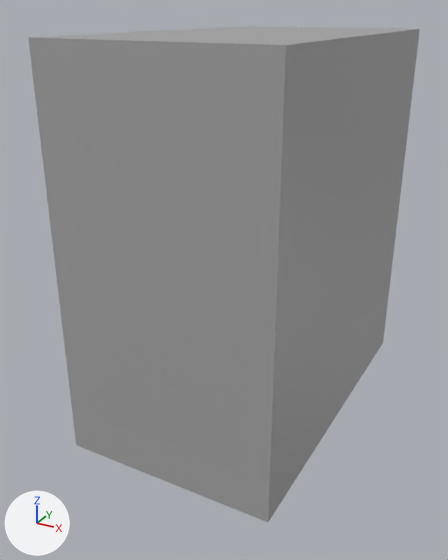
The Blender file Blender/Cat vs OrbBot/Environment/Environment.blend: old version first, new version second.
One viewpoint serves both versions: a 50 mm lens placed at (13.1, -29.5, 21.1), pointed at (-1.8, -2.4, 7.6). Every picture has the same lights, and +X, +Y and +Z are marked at lower left.

Before the edit, the objects in view are built like this:
```python
me_cube = bpy.data.meshes.new('Cube')
me_cube.from_pydata(...)  # a box spanning x -0.64..0.47, y -1.0..0.86, z 0.0..2.0
me_cube.materials.append(mat_material)  # grey #a7a7a7
me_cutter_002 = bpy.data.meshes.new('Cutter.002')
me_cutter_002.from_pydata(...)  # a box spanning x -0.446..0.446, y -0.395..0.395, z -0.133..0.0
me_cutter_002.polygons.foreach_set('use_smooth', [True] * 6)
ob_cutter_002 = bpy.data.objects.new('Cutter.002', me_cutter_002)
ob_cutter_002.parent = ob_plane_001
ob_cutter_002.matrix_parent_inverse = Matrix(((0.0, 0.0, -1.0, 4.019), (0.0, 1.0, 0.0, 1.779), (1.0, 0.0, 0.0, 2.257), (0.0, 0.0, 0.0, 1.0)))
ob_cutter_002.location = (-2.134, -5.094, -0.397)
ob_cutter_002.rotation_euler = (1.571, 0.0, 1.571)  # degrees (90, 0, 90)
ob_cutter_002.visible_camera = False
ob_cutter_002.visible_diffuse = False
ob_cutter_002.visible_glossy = False
ob_cutter_002.visible_transmission = False
ob_cutter_002.hide_render = True
ob_walls = bpy.data.objects.new('Walls', me_cube)
ob_walls.location = (0.0, 0.0, 0.0)
ob_walls.scale = (10.0, 10.0, 10.0)
```
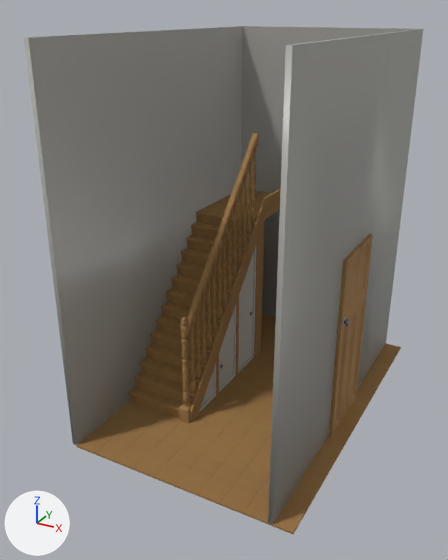
ob_cutter_002 is not drawn itself; it is used by a modifier of ob_plane_001.

Pixel boxes [x1, y1, x2, y2] of what changed, in the pictures (448 x 560 px):
'Walls', reshaped, modifiers changed, rescaled: before [28, 26, 420, 522]; after [24, 26, 423, 524]
'Floor', added: after [76, 314, 401, 534]
'Door.001', added: after [329, 234, 373, 436]
'Skirtboard', added: after [190, 188, 281, 422]
'Understairs.Cupboard.Door.Large', added: after [238, 247, 256, 373]
'Under.Stair.Door.Frame', added: after [216, 223, 264, 395]
'Understairs.Cupboard.Door.Small', added: after [219, 305, 236, 392]
'Small.Panel', added: after [199, 364, 216, 412]
'Door.Panel.001', added: after [342, 317, 346, 327]
part 1 of me_cube, built on: before [28, 26, 420, 522]; after [24, 26, 423, 524]
'Stairs', unchanged, uncovered by the edit: after [129, 208, 256, 418]
'Stair.Rail.Spindle', unchanged, uncovered by the edit: after [189, 141, 258, 394]
'Plane', unchanged, uncovered by the edit: after [186, 133, 259, 336]

Diff of the bpy script that builds the scene:
```diff
--- a/Blender/Cat vs OrbBot/Environment/Environment.blend.py
+++ b/Blender/Cat vs OrbBot/Environment/Environment.blend.py
@@ me_cube @@
 # used by ob_walls; location = (0.0, 0.0, 0.0); scale = (10.0, 10.0, 10.0)
-me_cube.from_pydata(...)  # 8 vertices, 6 faces; spans x -0.64..0.47, y -1.0..0.86, z 0.0..2.0
+me_cube.from_pydata(...)  # 40 vertices, 31 faces; spans x -6.43..4.69, y -10.0..8.58, z 0.0..20.0
+# me_cube part 1: 8 vertices removed from x -0.64..0.47, y -1.0..0.86, z 0.0..2.0; 40 vertices added at x -6.43..4.69, y -10.0..8.58, z 0.0..20.0
+# me_cube part 2: the surface is now shaded smooth
 me_cube.materials.append(mat_material)
@@ ob_walls @@
 ob_walls.location = (0.0, 0.0, 0.0)
-ob_walls.scale = (10.0, 10.0, 10.0)
+_vg = ob_walls.vertex_groups.new(name='Mask')
+# vertex group weights elided
+_m = ob_walls.modifiers.new('Mask', 'MASK')
+_m.vertex_group = 'Mask'
+_m.invert_vertex_group = True
+_m = ob_walls.modifiers.new('Solidify', 'SOLIDIFY')
+_m.thickness = 0.228
@@ ob_cutter_002 @@
 ob_cutter_002 = bpy.data.objects.new('Cutter.002', me_cutter_002)
-ob_cutter_002.parent = ob_plane_001
+ob_cutter_002.parent = ob_skirtboard
 ob_cutter_002.matrix_parent_inverse = Matrix(((0.0, 0.0, -1.0, 4.019), (0.0, 1.0, 0.0, 1.779), (1.0, 0.0, 0.0, 2.257), (0.0, 0.0, 0.0, 1.0)))
@@ ob_skirtboard @@
+ob_skirtboard = bpy.data.objects.new('Skirtboard', me_plane_003_1)  # 8 vertices, 2 faces; spans x -6.57..4.7, y -3.6..10.37, z 0.0; modifiers SOLIDIFY, BOOLEAN, BEVEL
+ob_skirtboard.location = (-2.26, -1.78, 4.02)
+ob_skirtboard.rotation_euler = (0.0, 1.571, 0.0)  # degrees (0, 90, 0)
@@ ob_door_knob_001 @@
+ob_door_knob_001 = bpy.data.objects.new('Door.Knob.001', me_circle_1)  # a 16-sided cylinder along z spanning x -0.167..0.167, y -0.167..0.167, z -0.235..0.0; in mat_material_001 (grey #7c7c7c); modifiers BEVEL, WELD, BEVEL, BEVEL, MIRROR
+ob_door_knob_001.parent = ob_door_001
+ob_door_knob_001.location = (3.264, 8.316, 6.737)
+ob_door_knob_001.rotation_euler = (1.571, 0.0, 0.0)  # degrees (90, 0, 0)
@@ ob_door_001 @@
+ob_door_001 = bpy.data.objects.new('Door.001', me_cube_010)  # 54 vertices, 48 faces; spans x -2.11..2.11, y -0.15..0.0, z -4.22..5.93; modifiers MIRROR
+ob_door_001.parent = ob_door_frame_001
+ob_door_001.location = (1.536, 8.735, 4.222)
@@ ob_door_frame_001 @@
+ob_door_frame_001 = bpy.data.objects.new('Door.Frame.001', me_cube_006)  # 28 vertices, 27 faces; spans x -2.63..2.63, y -0.11..0.11, z 0.0..10.72; in mat_material (grey #a7a7a7); modifiers BEVEL, BEVEL
+ob_door_frame_001.location = (4.69, -0.71, 0.0)
+ob_door_frame_001.rotation_euler = (0.0, 0.0, 4.712)  # degrees (0, 0, 270)
@@ ob_door_panel_001 @@
+ob_door_panel_001 = bpy.data.objects.new('Door.Panel.001', me_circle_006)  # a 16-sided cylinder along z spanning x -0.263..0.263, y -0.263..0.263, z 0.0..0.021; in mat_material_004 (grey #828282); modifiers BEVEL, WELD, MIRROR
+ob_door_panel_001.parent = ob_door_001
+ob_door_panel_001.location = (3.264, 8.891, 6.737)
+ob_door_panel_001.rotation_euler = (-1.571, -3.142, 0.0)  # degrees (-90, -180, 0)
@@ ob_floor @@
+ob_floor = bpy.data.objects.new('Floor', me_cube_004)  # 4 vertices, 1 face; spans x -6.4..-5.2, y -10.0..8.6, z 0.0; modifiers SOLIDIFY, BEVEL, ARRAY
+ob_floor.location = (0.0, 0.0, 0.0)
@@ ob_door_hinges_large @@
+ob_door_hinges_large = bpy.data.objects.new('Door.Hinges.Large', me_cylinder)  # a 16-sided cylinder along z spanning x -0.032..0.032, y -0.032..0.032, z -0.255..-0.088; a 16-sided cylinder along z spanning x -0.032..0.032, y -0.032..0.032, z 0.088..0.255; a 16-sided cylinder along z spanning x -0.032..0.032, y -0.032..0.032, z -0.082..0.082; in mat_material_010 (brown #966458); modifiers ARRAY, BEVEL
+ob_door_hinges_large.location = (-2.2, 0.25, 1.31)
@@ ob_understairs_cupboard_door_small @@
+ob_understairs_cupboard_door_small = bpy.data.objects.new('Understairs.Cupboard.Door.Small', me_plane_008)  # 24 vertices, 22 faces; spans x -0.07..0.12, y 3.02..5.26, z 0.0..5.38; in mat_material (grey #a7a7a7); modifiers BEVEL
+ob_understairs_cupboard_door_small.parent = ob_door_hinges_small
+ob_understairs_cupboard_door_small.location = (-2.347, -5.244, 0.0)
@@ ob_door_hinges_small @@
+ob_door_hinges_small = bpy.data.objects.new('Door.Hinges.Small', me_cylinder)  # a 16-sided cylinder along z spanning x -0.032..0.032, y -0.032..0.032, z -0.255..-0.088; a 16-sided cylinder along z spanning x -0.032..0.032, y -0.032..0.032, z 0.088..0.255; a 16-sided cylinder along z spanning x -0.032..0.032, y -0.032..0.032, z -0.082..0.082; in mat_material_010 (brown #966458); modifiers ARRAY, BEVEL
+ob_door_hinges_small.location = (-2.2, 0.01, 1.31)
@@ ob_understairs_cupboard_door_large @@
+ob_understairs_cupboard_door_large = bpy.data.objects.new('Understairs.Cupboard.Door.Large', me_plane_005)  # 24 vertices, 22 faces; spans x -0.07..0.12, y 5.49..7.84, z 0.0..8.27; in mat_material (grey #a7a7a7); modifiers BEVEL
+ob_understairs_cupboard_door_large.parent = ob_door_hinges_large
+ob_understairs_cupboard_door_large.location = (-2.347, -5.244, 0.0)
@@ ob_under_stair_door_frame @@
+ob_under_stair_door_frame = bpy.data.objects.new('Under.Stair.Door.Frame', me_plane_006_1)  # 12 vertices, 3 faces; spans x 0.0, y 2.79..8.74, z 0.0..9.24; modifiers SOLIDIFY, BEVEL
+ob_under_stair_door_frame.location = (-2.28, -5.24, 0.0)
@@ ob_small_panel @@
+ob_small_panel = bpy.data.objects.new('Small.Panel', me_plane_004_1)  # 18 vertices, 17 faces; spans x -0.07..0.12, y 0.44..2.79, z 0.0..2.63; in mat_material (grey #a7a7a7); modifiers BEVEL
+ob_small_panel.location = (-2.35, -5.24, 0.0)
```
